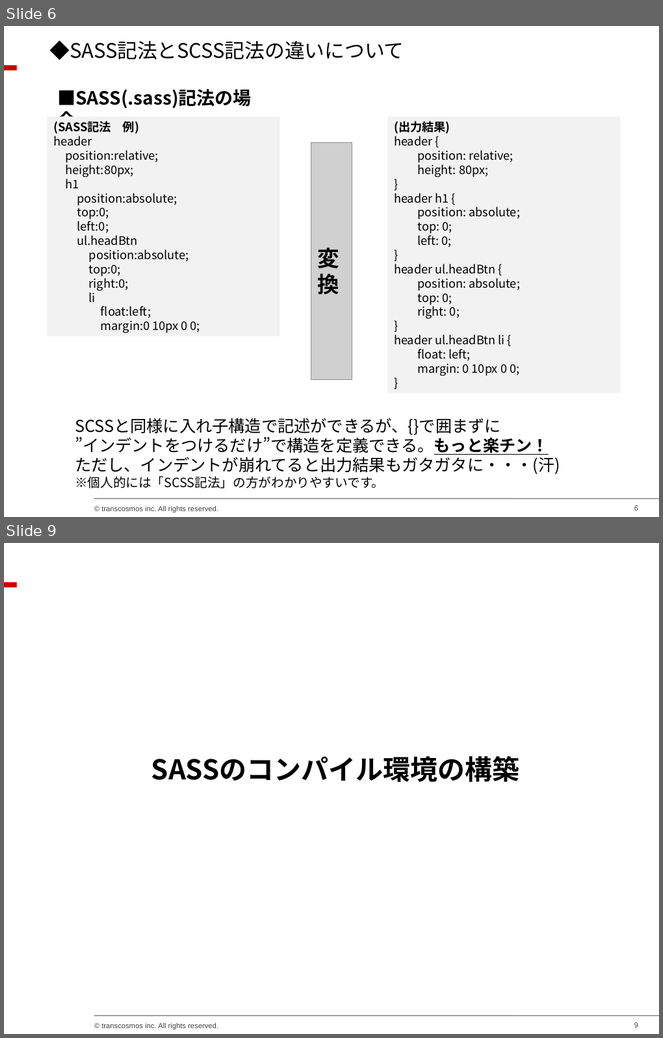
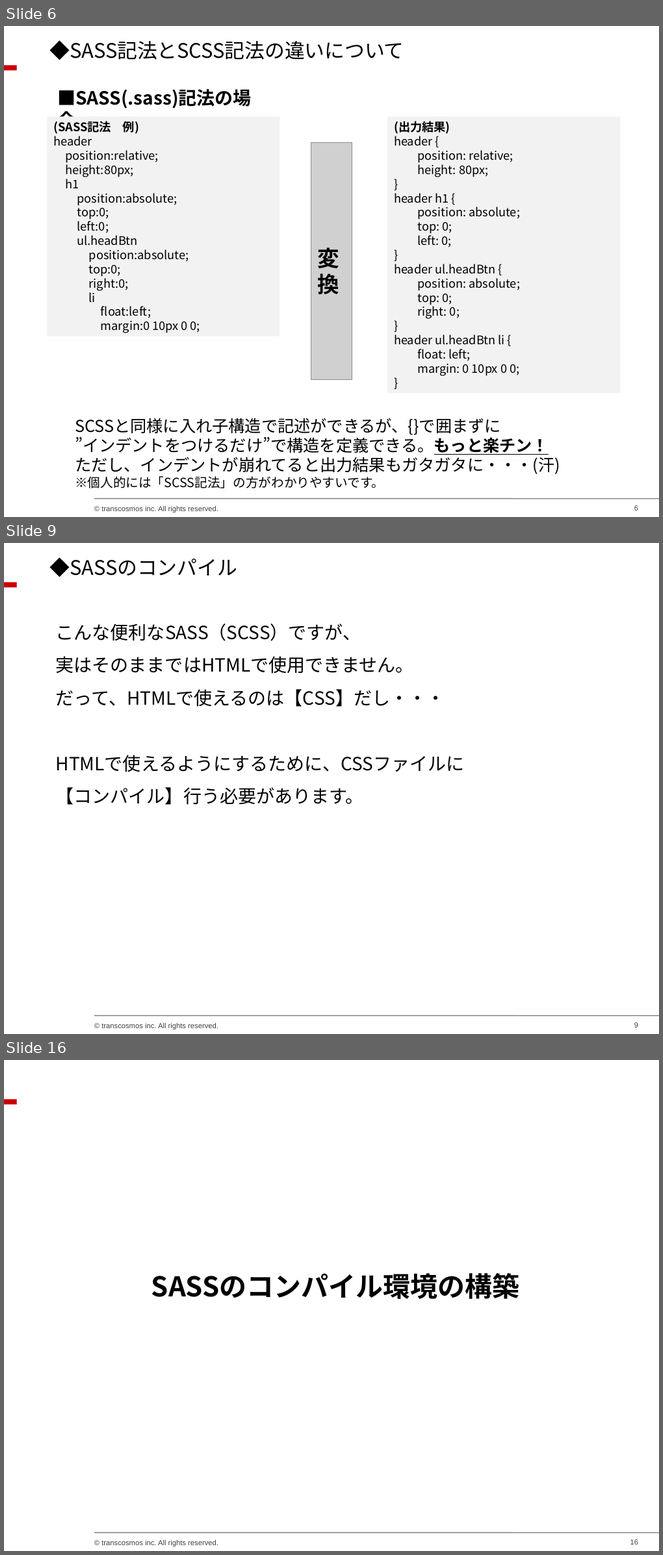
Before and after one commit to chieeeeno/my_common_files, a slide deck: docs/SASS勉強会資料/SASS勉強会資料.ppt. Shown one above the other, each under a label of ours: slides 6 and 9 before the commit, slides 6, 9 and 16 after it; the slides between them are not shown. The pictures are 663x1038 and 663x1555 pixels, drawn with LibreOffice and Linux fonts; fonts in the diff are those of the drawing; grey boxes stand for pictures; background and template pictures are left out. Boxes give left, top, right and bottom in pixels: in the first picture for what was removed or moved away, otherwise in the second. Text is boxed around its words. In the diff, an @@ line names an element or a change of style, - is before the commit and + after.

```diff
--- a/docs/SASS勉強会資料/SASS勉強会資料.ppt
+++ b/docs/SASS勉強会資料/SASS勉強会資料.ppt
@@ slide 9 added at (x1=4, y1=543, x2=659, y2=1034), background #FFFFFF; not listed: 4 template elements that a slide beside it also shows @@
@@ text added at (x1=50, y1=557, x2=237, y2=577), 22 pt, text #000000 @@
+◆SASSのコンパイル
@@ text added at (x1=56, y1=624, x2=465, y2=805), 20 pt, text #000000 @@
+こんな便利なSASS（SCSS）ですが、
+実はそのままではHTMLで使用できません。
+だって、HTMLで使えるのは【CSS】だし・・・
+HTMLで使えるようにするために、CSSファイルに
+【コンパイル】行う必要があります。
@@ what was slide 9 is now slide 16 @@
@@ page number at (x1=631, y1=1540, x2=638, y2=1545): text changed @@
-9
+16
```
Also in this commit, not shown: 2 slides changed, 7 other slides added, 1 slide removed, 2 other files.
